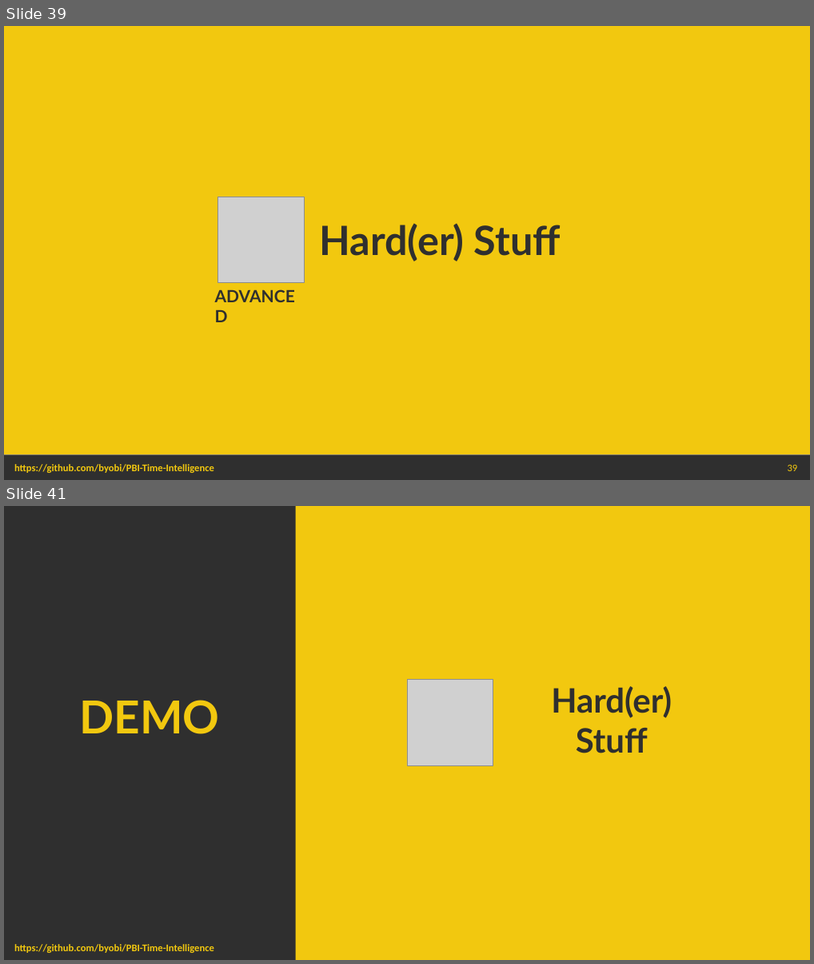
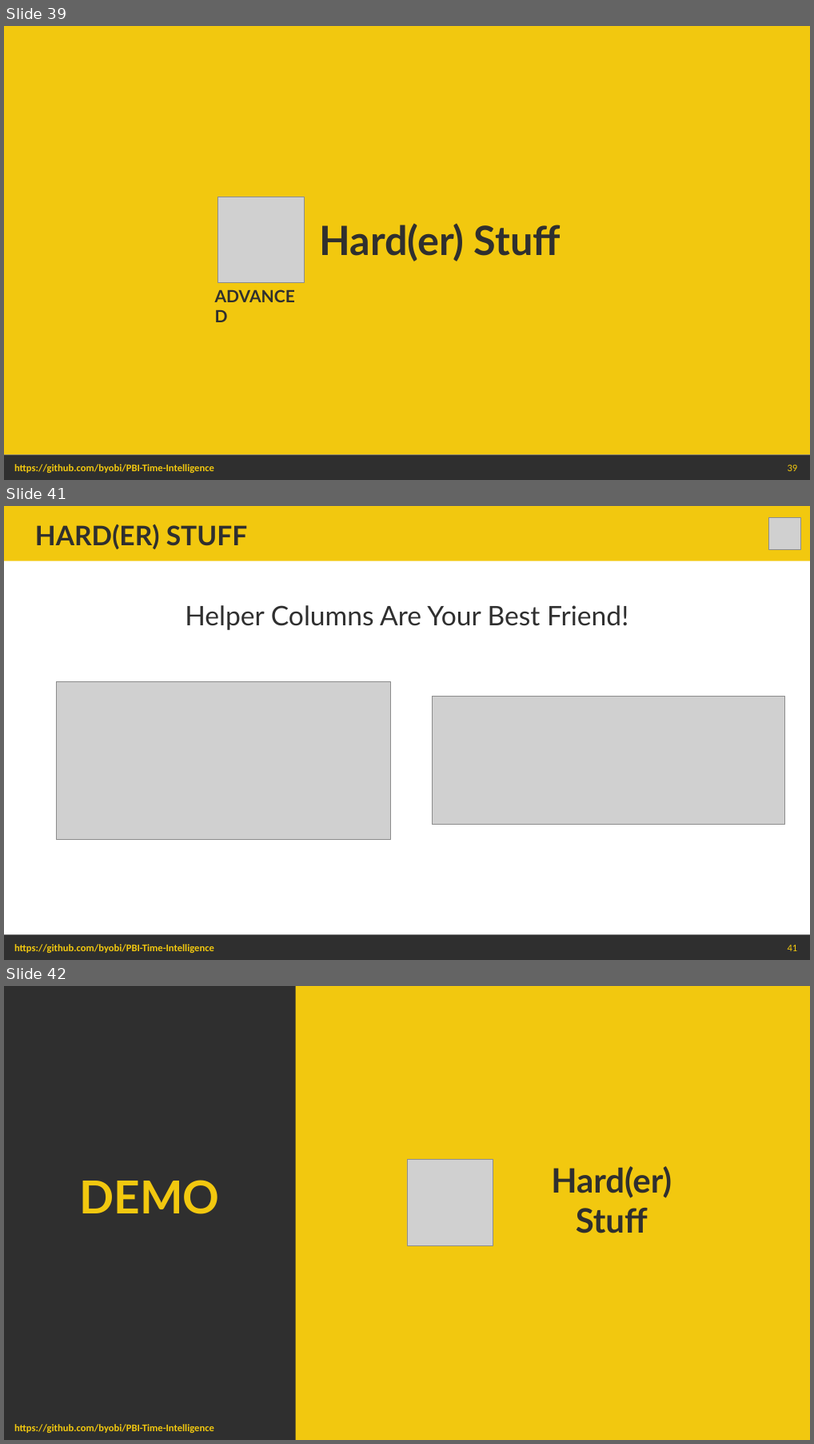
Before and after one commit to byobi/PBI-Time-Intelligence, a slide deck: Power BI Time Intelligence - Beyond the Basics.pptx. Shown one above the other, each under a label of ours: slides 39 and 41 before the commit, slides 39, 41 and 42 after it; the slides between them are not shown. The pictures are 814x964 and 814x1444 pixels, drawn with LibreOffice and Linux fonts; fonts in the diff are those of the drawing; grey boxes stand for pictures. Boxes give left, top, right and bottom in pixels: in the first picture for what was removed or moved away, otherwise in the second. Text is boxed around its words. In the diff, an @@ line names an element or a change of style, - is before the commit and + after.

```diff
--- a/Power BI Time Intelligence - Beyond the Basics.pptx
+++ b/Power BI Time Intelligence - Beyond the Basics.pptx
@@ slide 41 added at <box>4,506,810,960</box>, background #FFFFFF; not listed: 3 template elements that a slide beside it also shows @@
@@ rectangle added at <box>4,506,810,561</box>, fill #F2C80F @@
@@ text added at <box>35,524,248,549</box>, 32 pt, text #2F2F2F, bold @@
+HARD(ER) STUFF
@@ picture added at <box>770,517,802,549</box> @@
@@ text added at <box>185,605,629,630</box>, 32 pt, text #2F2F2F @@
+Helper Columns Are Your Best Friend!
@@ picture added at <box>56,681,390,840</box> @@
@@ picture added at <box>432,696,786,825</box> @@
@@ what was slide 41 is now slide 42 @@
```
Also in this commit, not shown: 8 slides changed, 1 other slide added, 2 slides removed, 15 other files.
